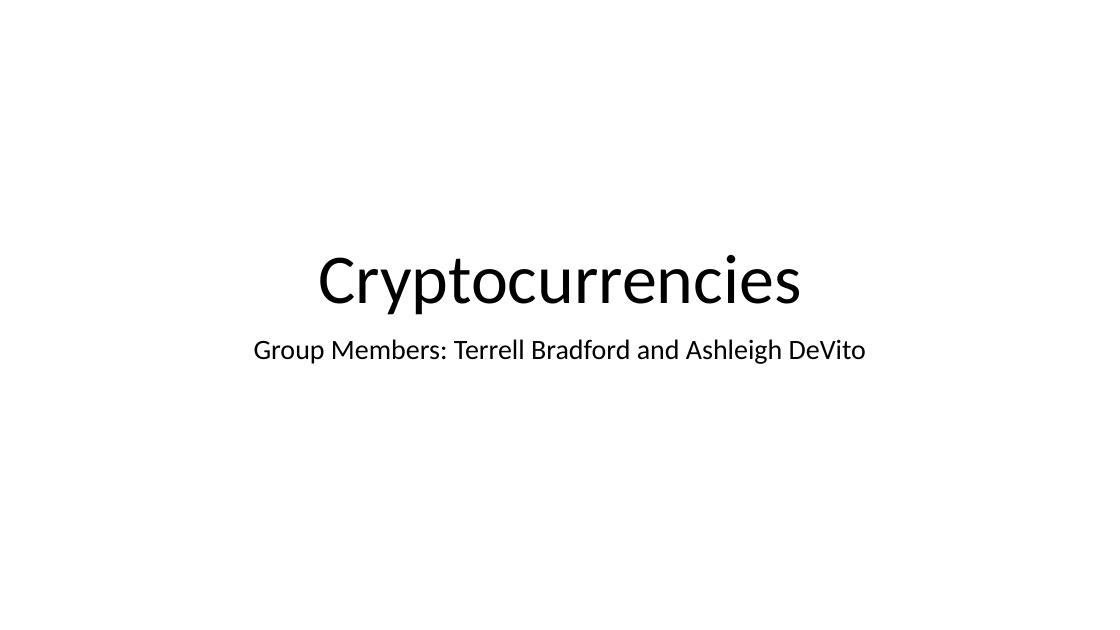
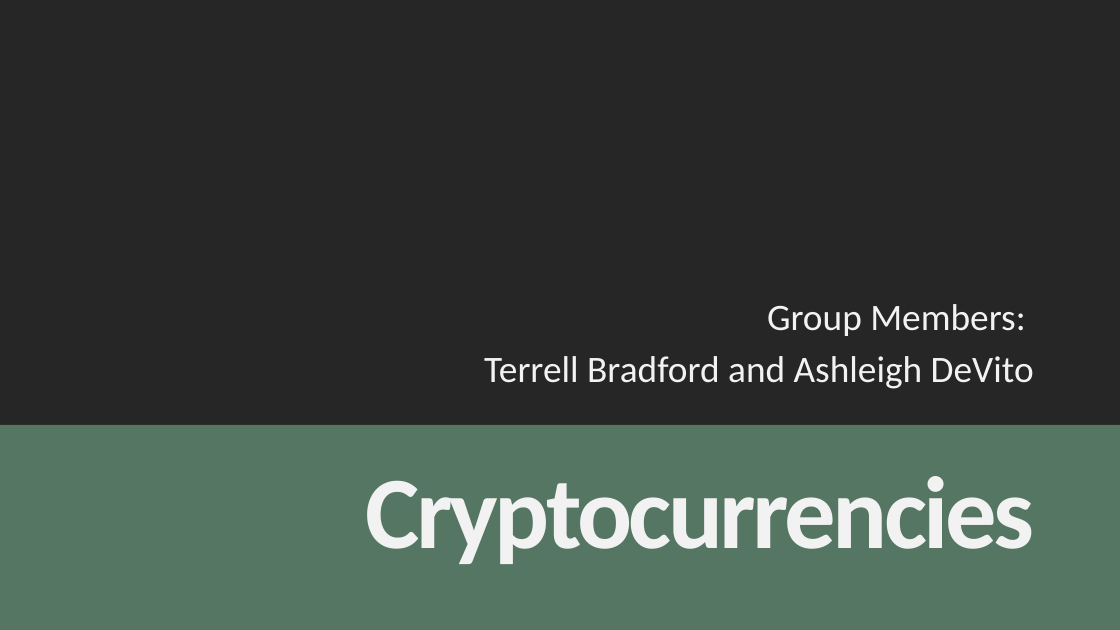
Before and after one commit to ashleighdevito/Cryptocurrency, a slide deck: slide 1 of Presentation/Cryptocurrency_Presentation.pptx. Drawn at 1120x630 pixels with LibreOffice and Linux fonts; fonts in the diff are those of the drawing. Boxes give left, top, right and bottom in pixels: in the first picture for what was removed or moved away, otherwise in the second. Text is boxed around its words. In the diff, an @@ line names an element or a change of style, - is before the commit and + after.

```diff
--- a/Presentation/Cryptocurrency_Presentation.pptx
+++ b/Presentation/Cryptocurrency_Presentation.pptx
@@ background #FFFFFF to #567664 @@
@@ rectangle added at box(0, 0, 1120, 630), fill #262626 @@
@@ subtitle "Group Members:" at box(484, 304, 1034, 389): vertical alignment top to bottom @@
@@ subtitle at box(484, 304, 1034, 389): text changed; size 24 to 32 pt; text colour #000000 to #F2F2F2 @@
-Group Members: Terrell Bradford and Ashleigh DeVito
+Group Members:
+Terrell Bradford and Ashleigh DeVito
@@ rectangle added at box(0, 425, 1120, 630), fill #567664 @@
@@ title "Cryptocurrencies": place and size @@
-title "Cryptocurrencies" at box(318, 255, 801, 315)
+title "Cryptocurrencies" at box(366, 476, 1035, 564)
@@ title "Cryptocurrencies" at box(366, 476, 1035, 564): size 60 to 88 pt, text colour #000000 to #F2F2F2, letter spacing 0 to -3 pt, bold on; alignment centre to right; vertical alignment bottom to top @@
```
Also in this commit, not shown: 6 other slides changed, 3 slides added, 1 slide removed.
